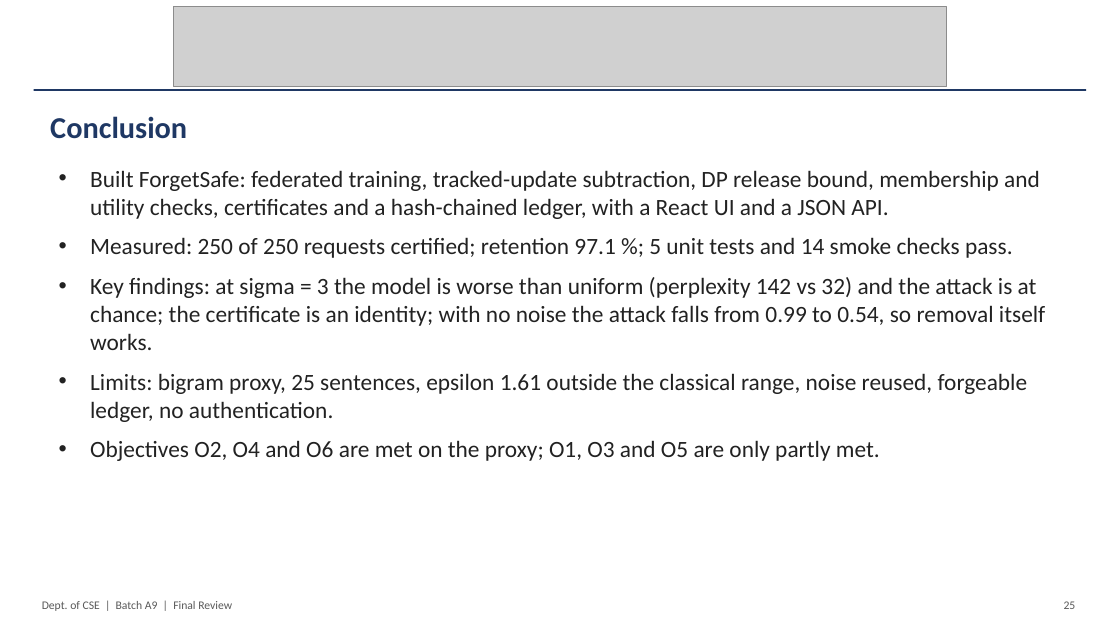
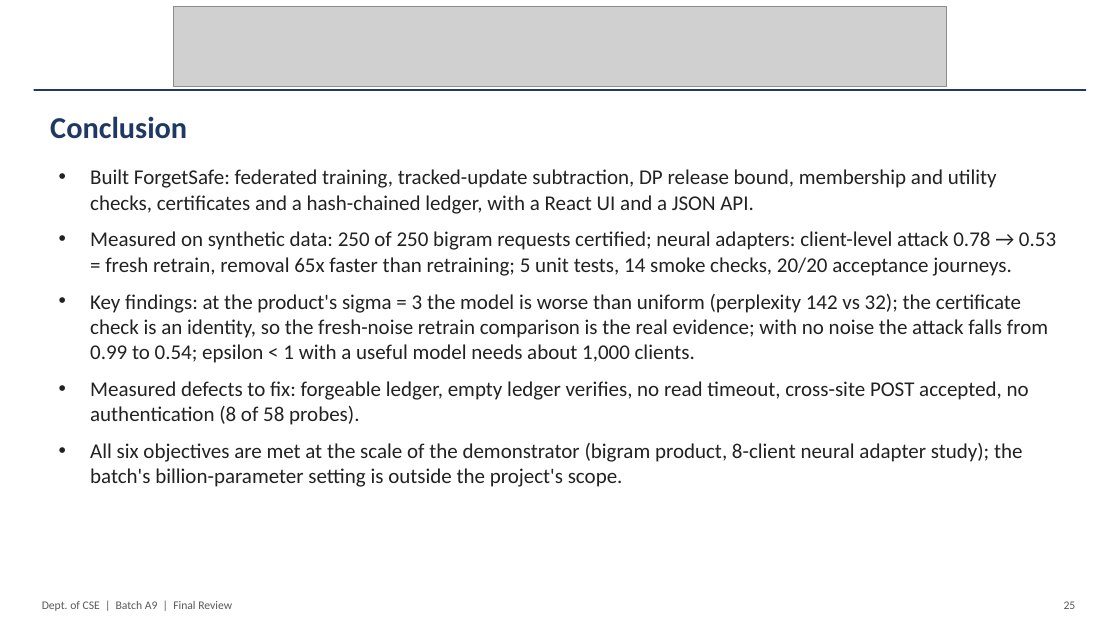
Before and after one commit to madhava-smartgrowInfotech/Btech-Projects, a slide deck: slide 25 of CSDS/A/CSDS-A-A9/16.Final_PPT.pptx. Drawn at 1120x630 pixels with LibreOffice and Linux fonts; fonts in the diff are those of the drawing; grey boxes stand for pictures. Boxes give left, top, right and bottom in pixels: in the first picture for what was removed or moved away, otherwise in the second. Text is boxed around its words. In the diff, an @@ line names an element or a change of style, - is before the commit and + after.

Commit message:
Update project documentation

```diff
--- a/CSDS/A/CSDS-A-A9/16.Final_PPT.pptx
+++ b/CSDS/A/CSDS-A-A9/16.Final_PPT.pptx
@@ text at [90,169,997,214]: size 20 to 18 pt in "Built ForgetSafe: federated training, tracked-update subtrac ..." @@
@@ text at [90,231,1056,487]: text changed; size 20 to 18 pt @@
-• Measured: 250 of 250 requests certified; retention 97.1 %; 5 unit tests and 14 smoke checks pass.
-• Key findings: at sigma = 3 the model is worse than uniform (perplexity 142 vs 32) and the attack is at chance; the certificate is an identity; with no noise the attack falls from 0.99 to 0.54, so removal itself works.
-• Limits: bigram proxy, 25 sentences, epsilon 1.61 outside the classical range, noise reused, forgeable ledger, no authentication.
-• Objectives O2, O4 and O6 are met on the proxy; O1, O3 and O5 are only partly met.
+• Measured on synthetic data: 250 of 250 bigram requests certified; neural adapters: client-level attack 0.78 → 0.53 = fresh retrain, removal 65x faster than retraining; 5 unit tests, 14 smoke checks, 20/20 acceptance journeys.
+• Key findings: at the product's sigma = 3 the model is worse than uniform (perplexity 142 vs 32); the certificate check is an identity, so the fresh-noise retrain comparison is the real evidence; with no noise the attack falls from 0.99 to 0.54; epsilon < 1 with a useful model needs about 1,000 clients.
+• Measured defects to fix: forgeable ledger, empty ledger verifies, no read timeout, cross-site POST accepted, no authentication (8 of 58 probes).
+• All six objectives are met at the scale of the demonstrator (bigram product, 8-client neural adapter study); the batch's billion-parameter setting is outside the project's scope.
```
Also in this commit, not shown: 11 other slides changed, 50 other files.
